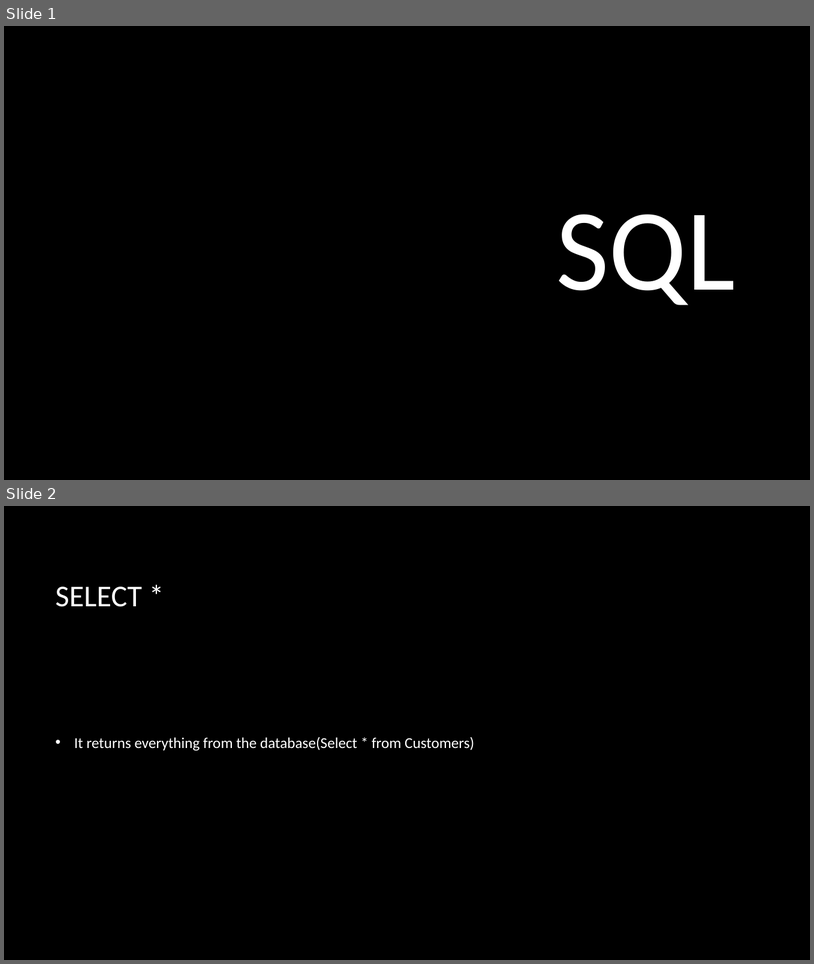
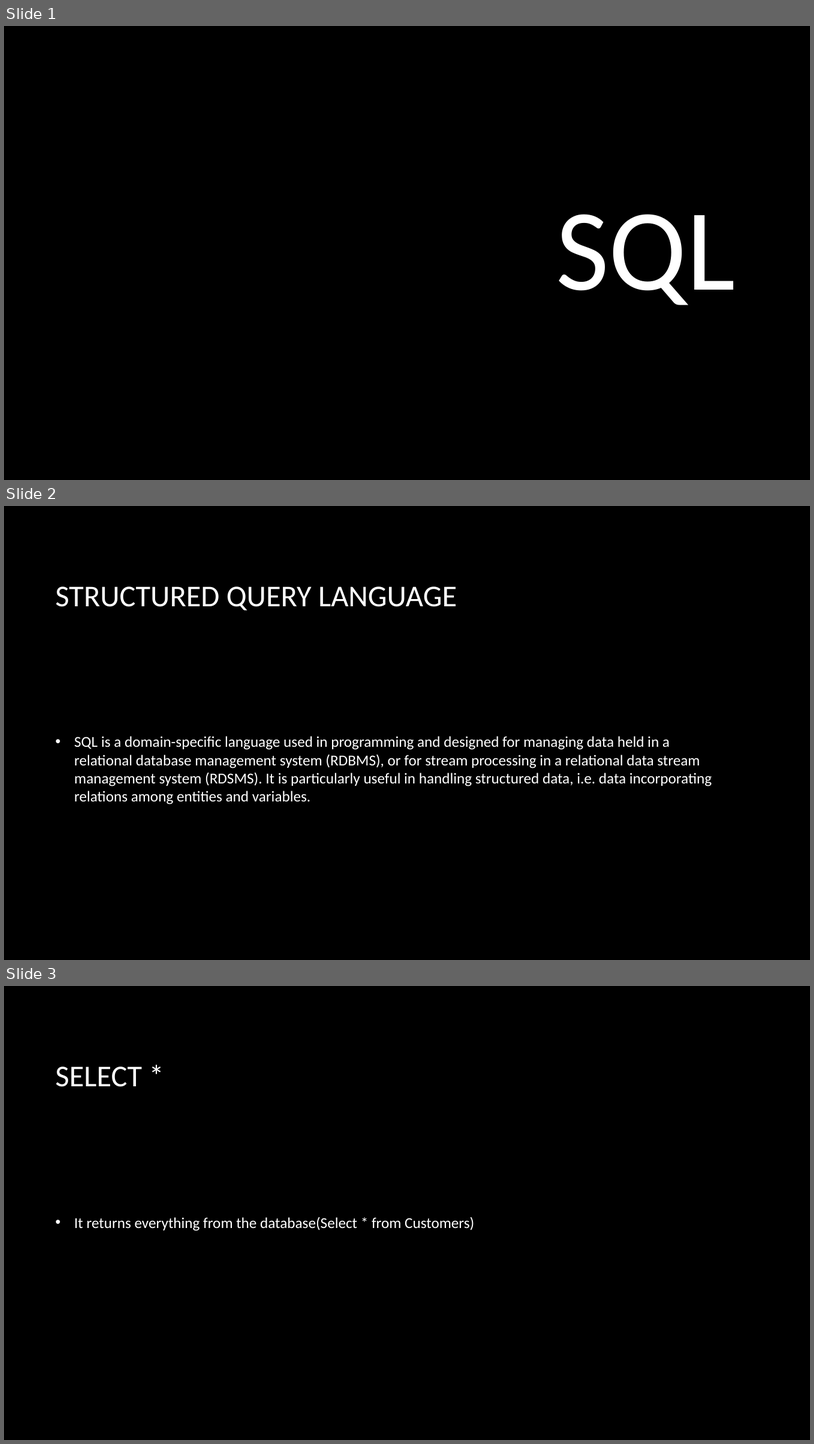
Before and after one commit to HajnalBendeguz1/IKT-01.23, a slide deck: SQL basics.pptx. Shown one above the other, each under a label of ours: slides 1 and 2 before the commit, slides 1, 2 and 3 after it. The pictures are 814x964 and 814x1444 pixels, drawn with LibreOffice and Linux fonts; fonts in the diff are those of the drawing; background and template pictures are left out. Boxes give left, top, right and bottom in pixels: in the first picture for what was removed or moved away, otherwise in the second. Text is boxed around its words. In the diff, an @@ line names an element or a change of style, - is before the commit and + after.

```diff
--- a/SQL basics.pptx
+++ b/SQL basics.pptx
@@ slide 2 added at [4, 506, 810, 960], background picture (left out) @@
@@ title added at [56, 586, 457, 610], 36 pt, text #FFFFFF @@
+STRUCTURED QUERY LANGUAGE
@@ text added at [74, 736, 712, 804], 18 pt, text #FFFFFF @@
+• SQL is a domain-specific language used in programming and designed for managing data held in a relational database management system (RDBMS), or for stream processing in a relational data stream management system (RDSMS). It is particularly useful in handling structured data, i.e. data incorporating relations among entities and variables.
@@ what was slide 2 is now slide 3 @@
```
